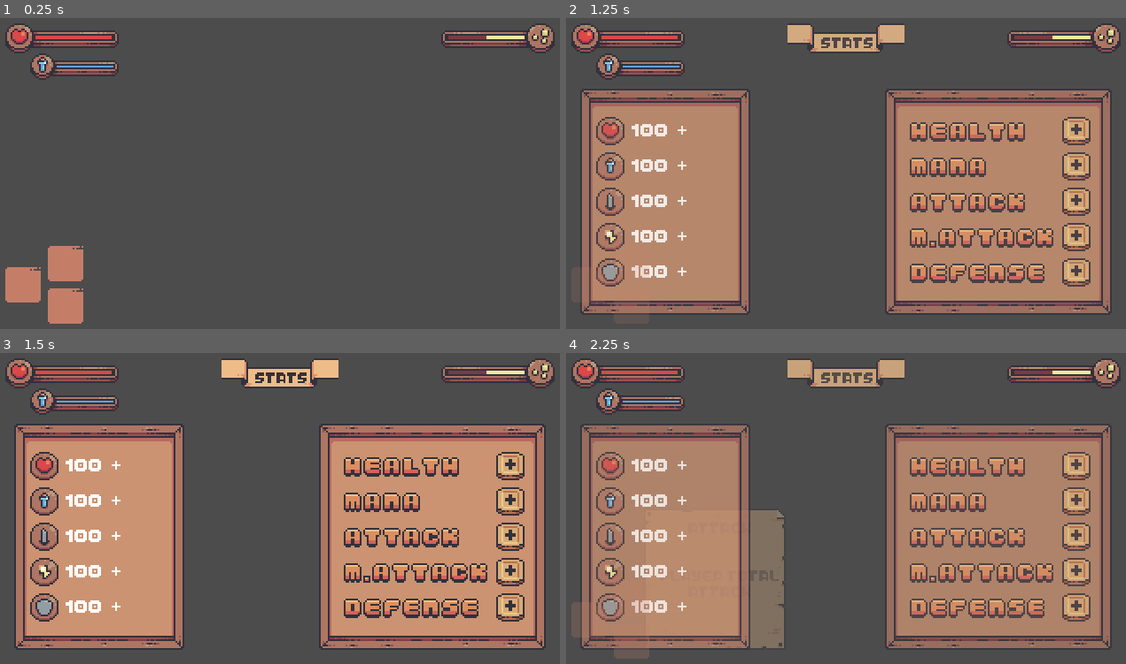
Above: before the commit, frames 1-4 (two rows, left to right).
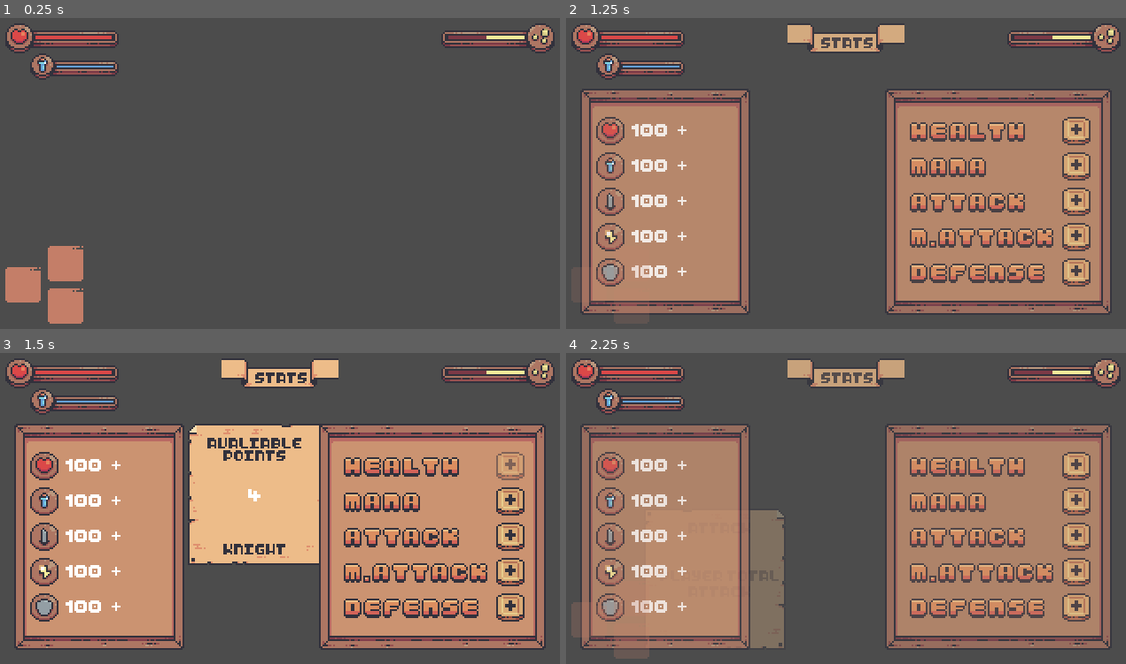
Above: after the commit, the same moments.

Repository: soapmactavish23/dawn-forest
Game: Godot game, scene res://scenes/interface/general/hud.tscn
Same seed, same stepped clock (60 frames per second), same inputs: the game is played once before the commit and once after it. This scene is started directly instead of the project's main scene.
Inputs (mouse positions are in pixels of both pictures, inside the frame that each line leads up to):
- Up to frame 1 (0.25 s): no input
- Up to frame 2 (1.25 s): tap Enter at 0.5 s; move the mouse to (969, 157) at 0.52 s; hold Right (ui_right) from 0.53 s (still down); click (969, 157) at 0.6 s; tap Space (ui_select) at 0.77 s; tap O (stats) at 0.8 s
- Up to frame 3 (1.5 s): release Right (ui_right) at 1.25 s; click (509, 464) at 1.27 s
- Up to frame 4 (2.25 s): tap Space (ui_select) at 2 s; move the mouse to (734, 524) at 2.02 s; hold Right (ui_right) from 2.03 s (still down); tap O (stats) at 2.1 s

Frames 1-2 are identical in both runs. In frame 3, 11% of the frame differs, in the area x 33-94%, y 22-69%; in frame 4, nothing differs.
Error before the commit: Invalid call. Nonexistent function 'reset' in base 'TextureRect'. (res://scripts/interface/player/stats_container.gd:18)

Commit message:
152. Script auxiliar do container da direita (P

Diff:
--- a/project.godot
+++ b/project.godot
@@ -134,6 +134,11 @@
 "language": "GDScript",
 "path": "res://scripts/player/player_texture.gd"
 }, {
+"base": "TextureRect",
+"class": "PointsInfo",
+"language": "GDScript",
+"path": "res://scripts/interface/player/points_info.gd"
+}, {
 "base": "Control",
 "class": "StatsContainer",
 "language": "GDScript",
@@ -148,6 +153,11 @@
 "class": "StatsLeftContainer",
 "language": "GDScript",
 "path": "res://scripts/interface/player/left_container.gd"
+}, {
+"base": "TextureRect",
+"class": "StatsRightContainer",
+"language": "GDScript",
+"path": "res://scripts/interface/player/right_container.gd"
 }, {
 "base": "TextureRect",
 "class": "WeaponContainer",
@@ -190,9 +200,11 @@
 "Player": "",
 "PlayerStats": "",
 "PlayerTexture": "",
+"PointsInfo": "",
 "StatsContainer": "",
 "StatsInfo": "",
 "StatsLeftContainer": "",
+"StatsRightContainer": "",
 "WeaponContainer": "",
 "Whale": "",
 "WhaleTexture": ""
--- a/scenes/interface/player/stats/stats_container.tscn
+++ b/scenes/interface/player/stats/stats_container.tscn
@@ -25,6 +25,8 @@
 [ext_resource path="res://scripts/interface/player/stats_container.gd" type="Script" id=23]
 [ext_resource path="res://scripts/interface/player/left_container.gd" type="Script" id=24]
 [ext_resource path="res://scripts/interface/player/stats_info.gd" type="Script" id=25]
+[ext_resource path="res://scripts/interface/player/right_container.gd" type="Script" id=26]
+[ext_resource path="res://scripts/interface/player/points_info.gd" type="Script" id=27]
 
 [sub_resource type="Animation" id=3]
 length = 0.001
@@ -388,6 +390,7 @@
 margin_right = -22.0
 margin_bottom = 32.0
 texture = ExtResource( 20 )
+script = ExtResource( 27 )
 
 [node name="Text" type="TextureRect" parent="PointsInfo"]
 anchor_left = 0.5
@@ -609,6 +612,8 @@
 margin_right = -10.0
 margin_bottom = -10.0
 texture = ExtResource( 8 )
+script = ExtResource( 26 )
+points_info = NodePath("../PointsInfo")
 
 [node name="VContainer" type="VBoxContainer" parent="RightContainer"]
 anchor_left = 0.5
--- /dev/null
+++ b/scripts/interface/player/points_info.gd
@@ -0,0 +1,11 @@
+extends TextureRect
+class_name PointsInfo
+
+onready var animation: AnimationPlayer = $Animation
+onready var available_points: Label = $AvailablePoints
+
+func update_text_value(points: String) -> void:
+	available_points.text = points
+
+func play_animation(anim_name: String) -> void:
+	animation.play(anim_name)
--- /dev/null
+++ b/scripts/interface/player/right_container.gd
@@ -0,0 +1,59 @@
+extends TextureRect
+class_name StatsRightContainer
+
+onready var v_container: VBoxContainer = $VContainer
+
+var stats_points: int = 0
+
+export(NodePath) onready var points_info = get_node(points_info) as TextureRect
+
+func _ready():
+	points_info.update_text_value(str(stats_points))
+	for children in v_container.get_children():
+		var button: TextureButton = children.get_node("Plus")
+
+		var _pressed = button.connect("pressed", self, "verify_stat", [children.name])
+		var _exited = button.connect("mouse_exited", self, "mouse_interection", ["exited", button])
+		var _entered = button.connect("mouse_entered", self, "mouse_interection", ["entered", button])
+
+func mouse_interection(type: String, button) -> void:
+	match type:
+		"exited":
+			button.modulate.a = 1.0
+			points_info.play_animation("hide_container")
+
+		"entered":
+			button.modulate.a = 0.5
+			points_info.play_animation("show_container")
+
+func verify_stat(stat: String) -> void:
+	match stat:
+		"HealthContainer":
+			apply_weight(1, "Health")
+		"ManaContainer":
+			apply_weight(1, "Mana")
+		"AttackContainer":
+			apply_weight(3, "Attack")
+		"MagicAttackContainer":
+			apply_weight(3, "Magic Attack")
+		"DefenseContainer":
+			apply_weight(5, "Defense")
+
+
+func apply_weight(weight: int, stat: String) -> void:
+	if stats_points >= weight:
+		stats_points -= weight
+		points_info.update_text_value(str(stats_points))
+		# TODO: Enviar os novos atributos evoluidos para o sistema de stats
+
+func reset() -> void:
+	for children in v_container.get_children():
+		var button: TextureButton = children.get_node("Plus")
+		if button.modulate.a != 1.0:
+			button.modulate.a = 1.0
+			points_info.play_animation("hide_container")
+
+func update_available_points(value: int) -> void:
+
+	stats_points += value
+	points_info.update_text_value(str(stats_points))
--- a/scripts/interface/player/stats_container.gd
+++ b/scripts/interface/player/stats_container.gd
@@ -6,6 +6,9 @@
 onready var right_container: TextureRect = $RightContainer
 
 var is_visible: bool = false
+
+func _ready():
+	update_available_points()
 
 func update_stats(stats_list: Array, bonus_stats_list: Array) -> void:
 	left_container.update_stats(stats_list, bonus_stats_list)
@@ -16,7 +19,6 @@
 func reset() -> void:
 	left_container.reset()
 	right_container.reset()
-	pass
 
 func update_available_points() -> void:
-	right_container.update_avaliable_points(5)
+	right_container.update_available_points(5)
Not shown: 1 places in scenes/interface/player/stats/stats_container.tscn that only renumber resources
